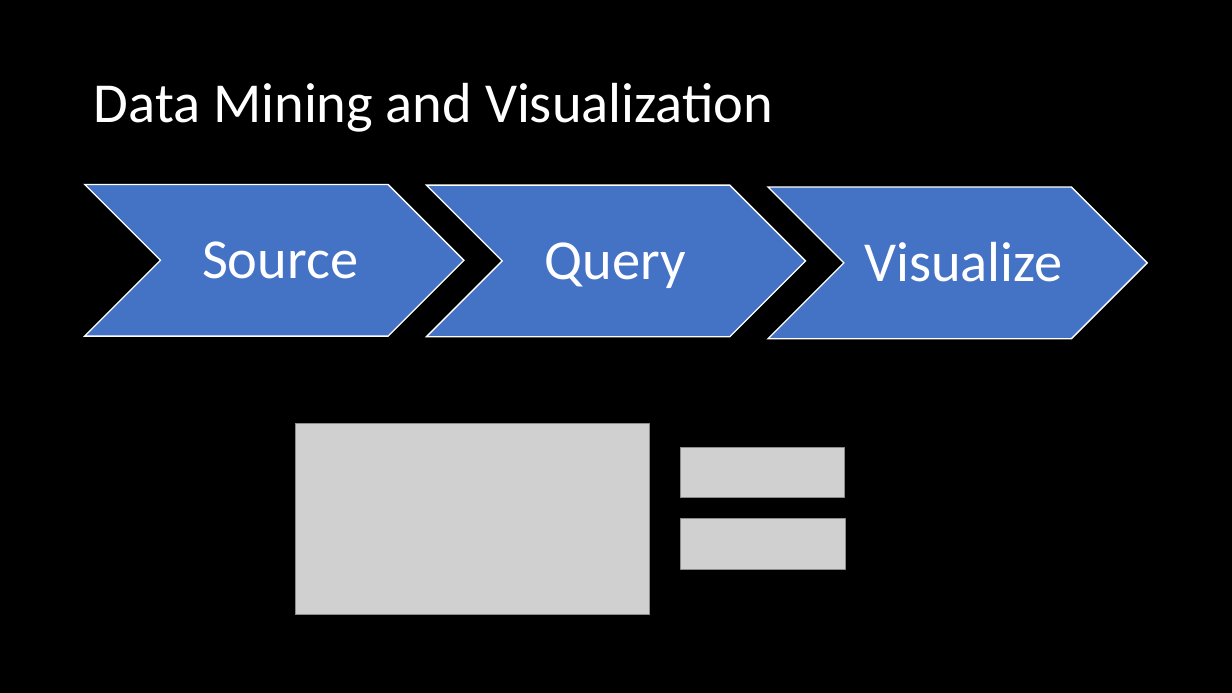
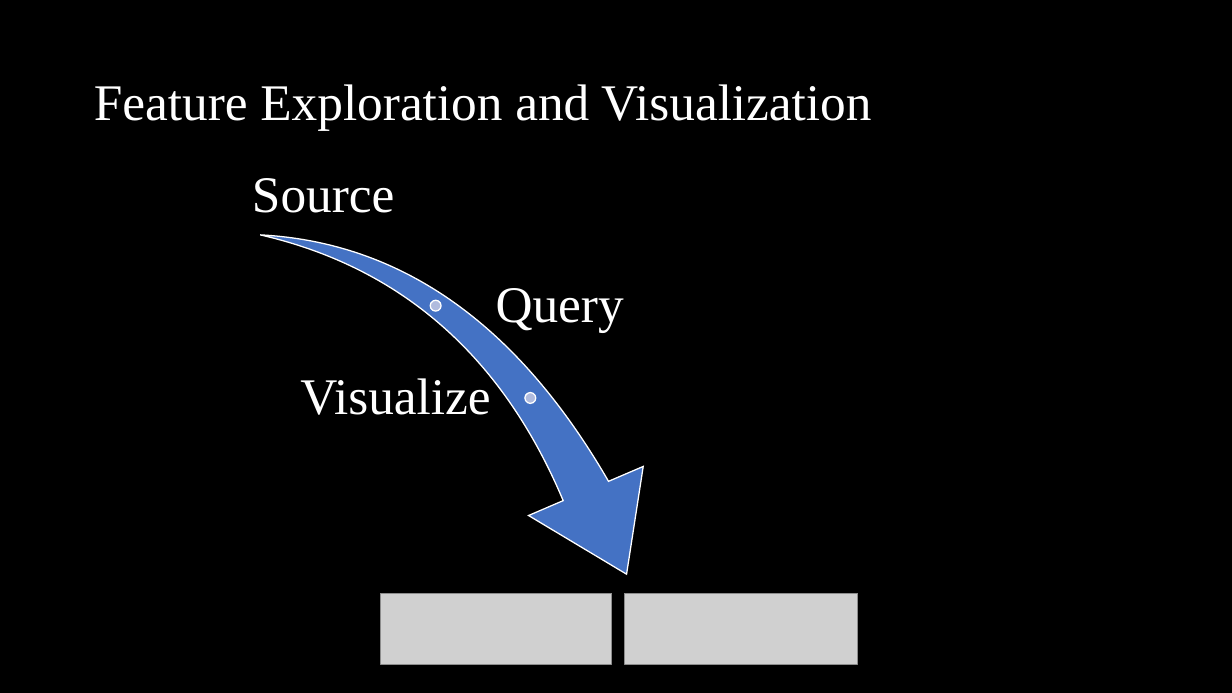
Before and after one commit to imw2/Diabetes-Diagnosis-Prediction, a slide deck: slide 6 of Presentation/FinalPresentationWittler.pptx. Drawn at 1232x693 pixels with LibreOffice and Linux fonts; fonts in the diff are those of the drawing; grey boxes stand for pictures. Boxes give left, top, right and bottom in pixels: in the first picture for what was removed or moved away, otherwise in the second. Text is boxed around its words. In the diff, an @@ line names an element or a change of style, - is before the commit and + after.

```diff
--- a/Presentation/FinalPresentationWittler.pptx
+++ b/Presentation/FinalPresentationWittler.pptx
@@ title at [94, 84, 871, 131]: text changed; size 44 to 40 pt; font Calibri to Times New Roman @@
-Data Mining and Visualization
+Feature Exploration and Visualization
@@ text "Source": place and size @@
-text "Source" at [202, 241, 358, 279]
+text "Source" at [252, 178, 394, 213]
@@ text "Source" at [252, 178, 394, 213]: size 44 to 40 pt, font Calibri to Times New Roman; less space between paragraphs; vertical alignment middle to bottom @@
@@ swoosh arrow added at [260, 148, 672, 647], fill #4472C4, outline #FFFFFF 1 pt @@
@@ chevron removed at [85, 185, 464, 336] @@
@@ chevron removed at [426, 185, 805, 336] @@
@@ chevron removed at [768, 187, 1147, 338] @@
@@ text "Query": place and size @@
-text "Query" at [545, 242, 686, 288]
+text "Query" at [496, 288, 624, 333]
@@ text "Query" at [496, 288, 624, 333]: size 44 to 40 pt, font Calibri to Times New Roman; alignment centre to left; less space between paragraphs @@
@@ ellipse added at [431, 300, 442, 311], fill #B0BCDE, outline #FFFFFF 1 pt @@
@@ text "Visualize": place and size @@
-text "Visualize" at [864, 242, 1063, 282]
+text "Visualize" at [300, 374, 490, 415]
@@ text "Visualize" at [300, 374, 490, 415]: size 44 to 40 pt, font Calibri to Times New Roman; alignment centre to right; less space between paragraphs @@
@@ ellipse added at [525, 393, 536, 404], fill #B0BCDE, outline #FFFFFF 1 pt @@
@@ picture removed at [295, 423, 649, 615] @@
@@ picture removed at [680, 447, 844, 498] @@
@@ picture removed at [680, 519, 845, 569] @@
@@ picture added at [380, 593, 612, 665] @@
@@ picture added at [625, 593, 858, 665] @@
```
Also in this commit, not shown: 10 other slides changed, 1 slide added, 1 slide removed.
